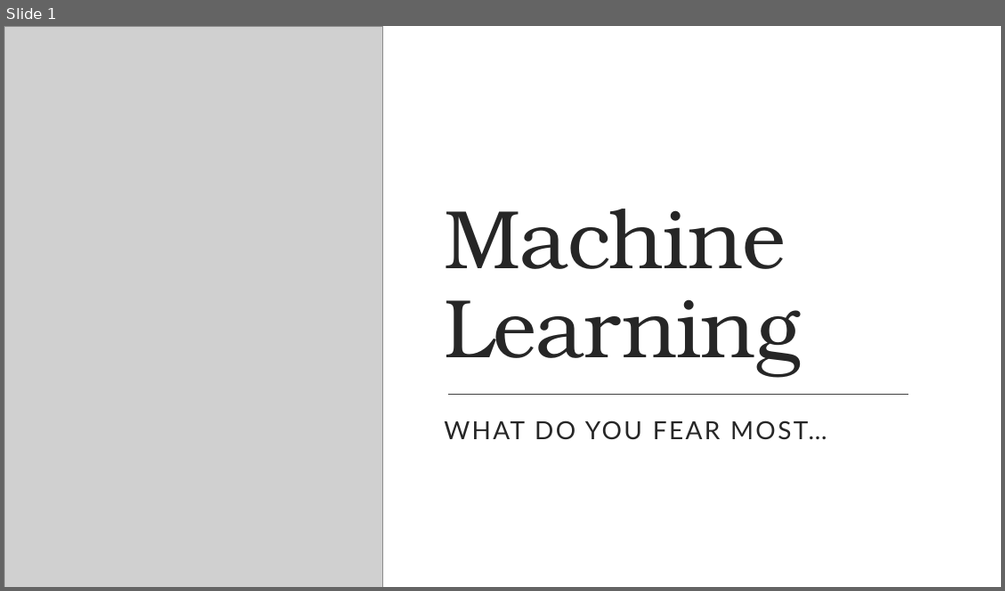
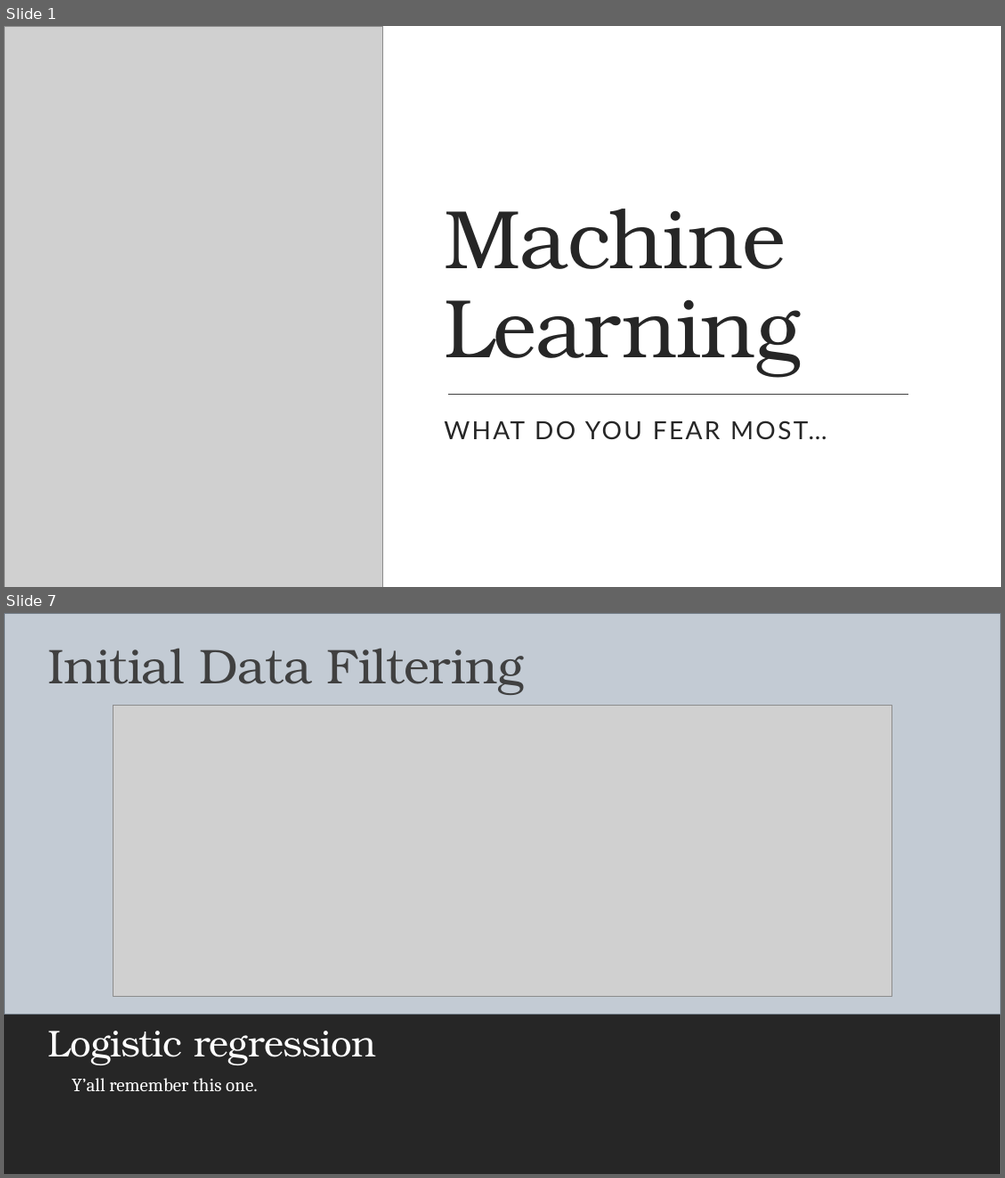
Before and after one commit to BDomogalla/machine-learning-project, a slide deck: machine_learning_pp.pptx. Shown one above the other, each under a label of ours: slide 1 before the commit, slides 1 and 7 after it; the slides between them are not shown. The pictures are 1005x591 and 1005x1178 pixels, drawn with LibreOffice and Linux fonts; fonts in the diff are those of the drawing; grey boxes stand for pictures. Boxes give left, top, right and bottom in pixels: in the first picture for what was removed or moved away, otherwise in the second. Text is boxed around its words. In the diff, an @@ line names an element or a change of style, - is before the commit and + after.

```diff
--- a/machine_learning_pp.pptx
+++ b/machine_learning_pp.pptx
@@ slide 7 added at box(4, 613, 1001, 1174), background #FFFFFF @@
@@ rectangle added at box(4, 613, 1001, 1013), fill #C3CBD4, outline #737C87 1.25 pt @@
@@ text added at box(48, 648, 524, 695), 47 pt, text #404040 @@
+Initial Data Filtering
@@ picture added at box(113, 705, 892, 996) @@
@@ rectangle added at box(4, 988, 1001, 1174), fill #262626 @@
@@ title added at box(48, 1030, 376, 1065), 36 pt, text #FFFFFF @@
+Logistic regression
@@ text added at box(72, 1078, 257, 1091), 18 pt, text #FFFFFF @@
+Y’all remember this one.
```
Also in this commit, not shown: 1 slide changed, 10 other slides added, 1 slide removed, 6 other files.
